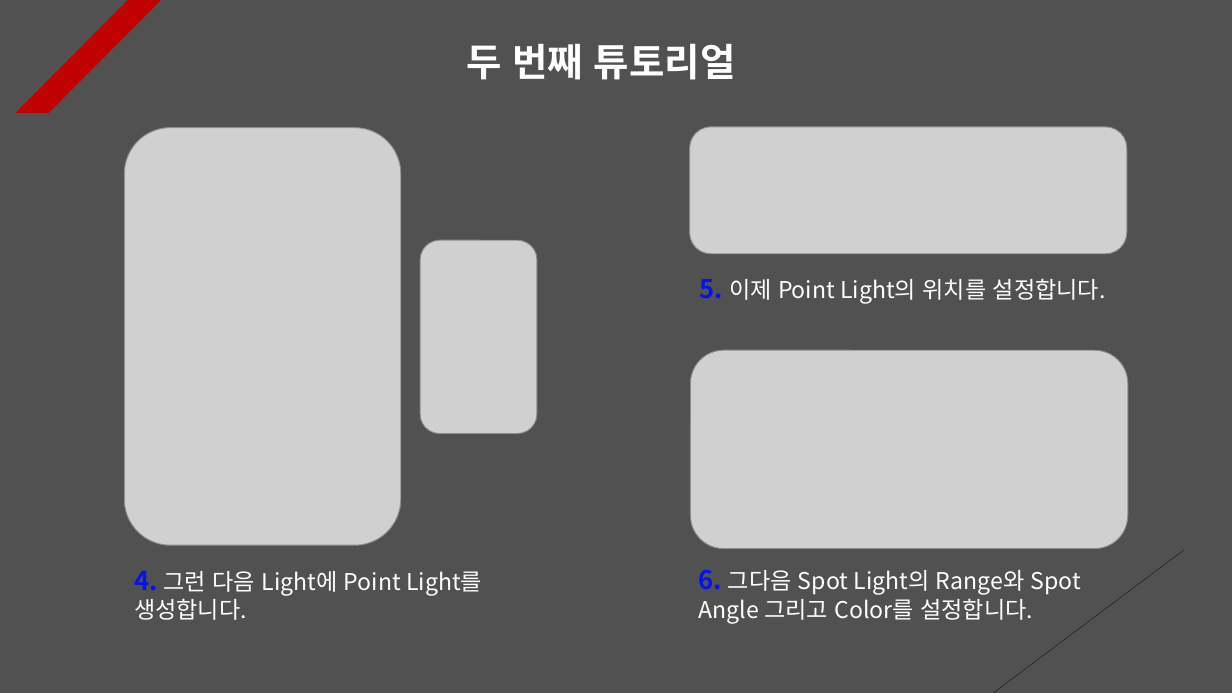
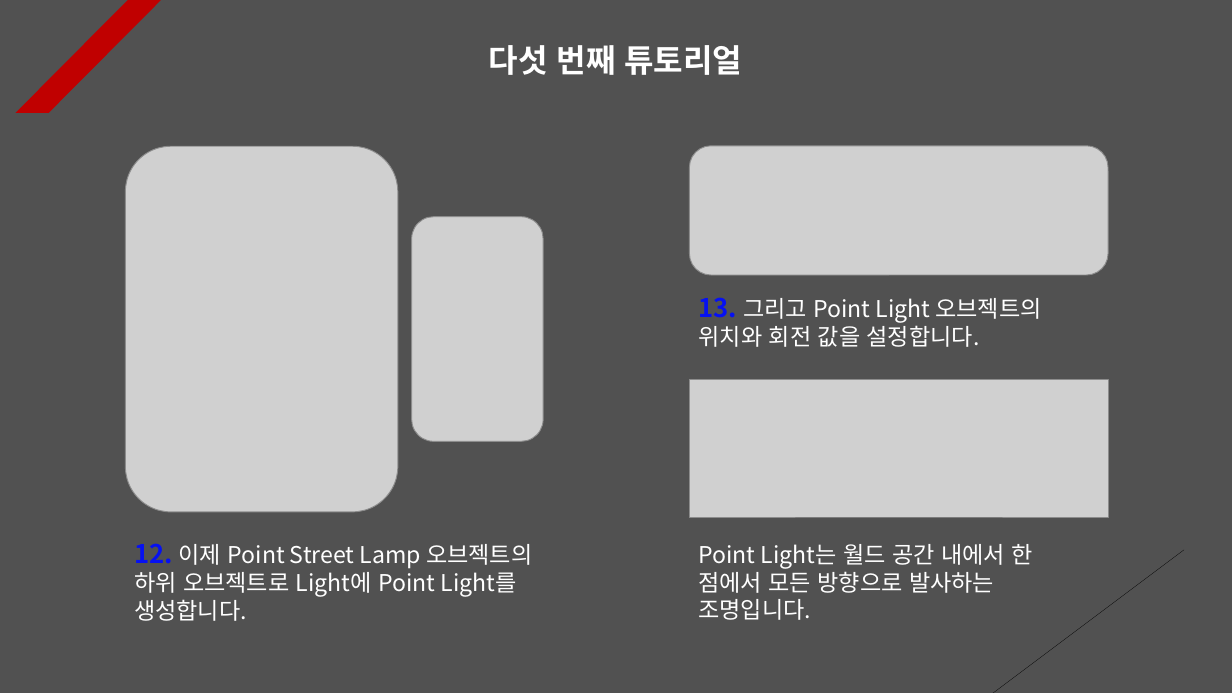
Before and after one commit to Unity2033/3D-UnityEngine, a slide deck: slide 5 of Assets/Class/Light/PPT Data/Light Example.pptx (slide 2 before the commit). Drawn at 1232x693 pixels with LibreOffice and Linux fonts; fonts in the diff are those of the drawing; grey boxes stand for pictures. Boxes give left, top, right and bottom in pixels: in the first picture for what was removed or moved away, otherwise in the second. Text is boxed around its words. In the diff, an @@ line names an element or a change of style, - is before the commit and + after.

Commit message:
Light Tutorial Renewal
- Delete and add resource data

- Placement and positioning of
  game objects

- Light PPT Data Update

```diff
--- a/Assets/Class/Light/PPT Data/Light Example.pptx
+++ b/Assets/Class/Light/PPT Data/Light Example.pptx
@@ text at <box>489,45,742,75</box>: text changed; size 30 to 25 pt @@
-두 번째 튜토리얼
+다섯 번째 튜토리얼
@@ picture: place and size @@
-picture at <box>125,128,401,545</box>
+picture at <box>126,146,398,512</box>
@@ picture: place and size @@
-picture at <box>689,127,1127,253</box>
+picture at <box>689,146,1108,275</box>
@@ picture: place and size @@
-picture at <box>421,240,537,433</box>
+picture at <box>412,217,543,442</box>
@@ text at <box>699,297,1041,347</box>: text changed @@
-5. 이제 Point Light의 위치를 설정합니다.
+13. 그리고 Point Light 오브젝트의 위치와 회전 값을 설정합니다.
@@ picture: place and size @@
-picture at <box>690,350,1128,549</box>
+picture at <box>689,380,1108,517</box>
@@ text at <box>134,543,532,621</box>: text changed @@
-4. 그런 다음 Light에 Point Light를 생성합니다.
+12. 이제 Point Street Lamp 오브젝트의 하위 오브젝트로 Light에 Point Light를 생성합니다.
@@ text removed at <box>698,569,1081,623</box> @@
-6. 그다음 Spot Light의 Range와 Spot Angle 그리고 Color를 설정합니다.
@@ text added at <box>698,544,1032,620</box>, 18 pt, text #FFFFFF @@
+Point Light는 월드 공간 내에서 한 점에서 모든 방향으로 발사하는 조명입니다.
```
Also in this commit, not shown: 2 other slides changed, 2 slides added, 10 slides removed, 25 other files.
